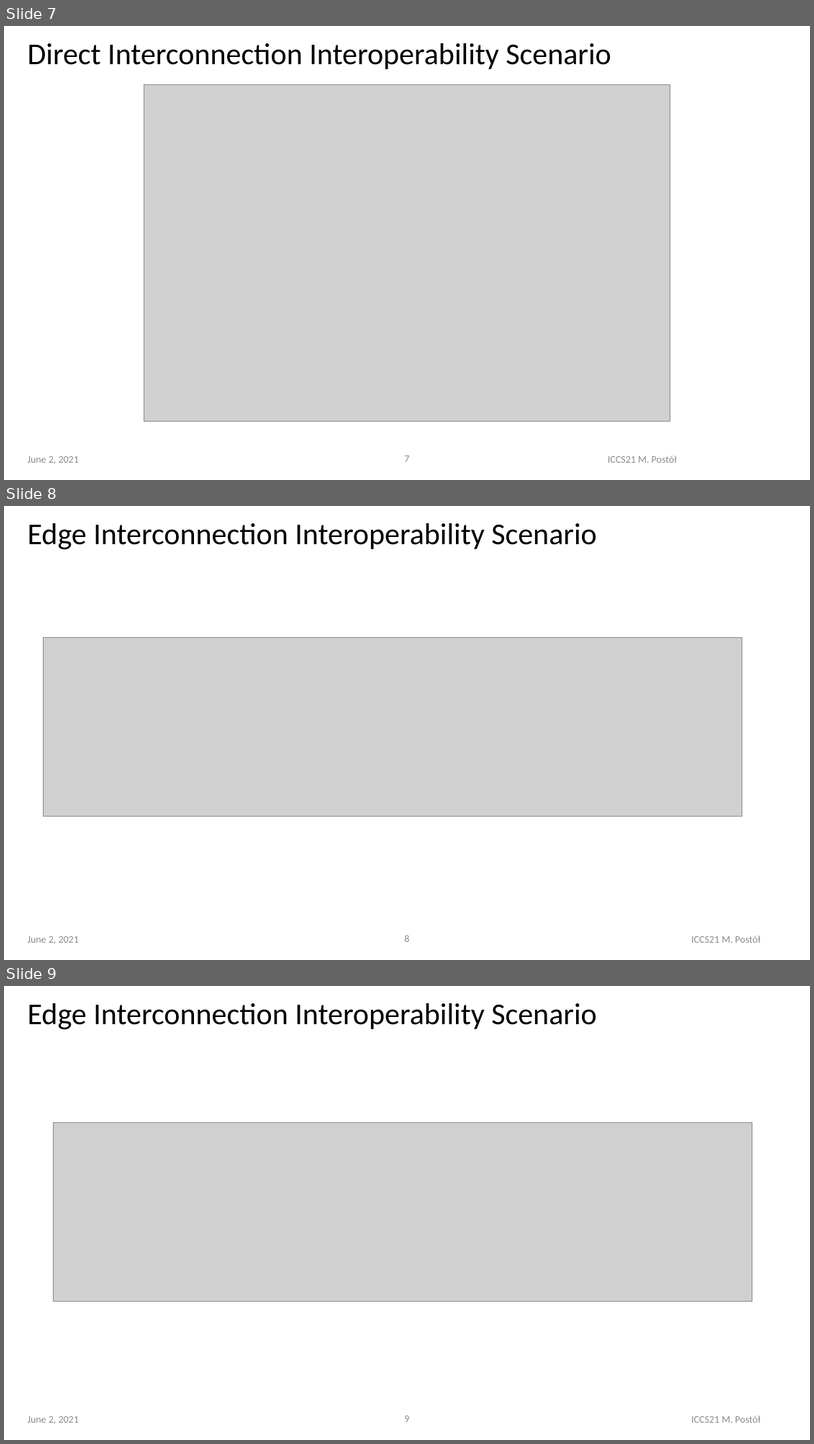
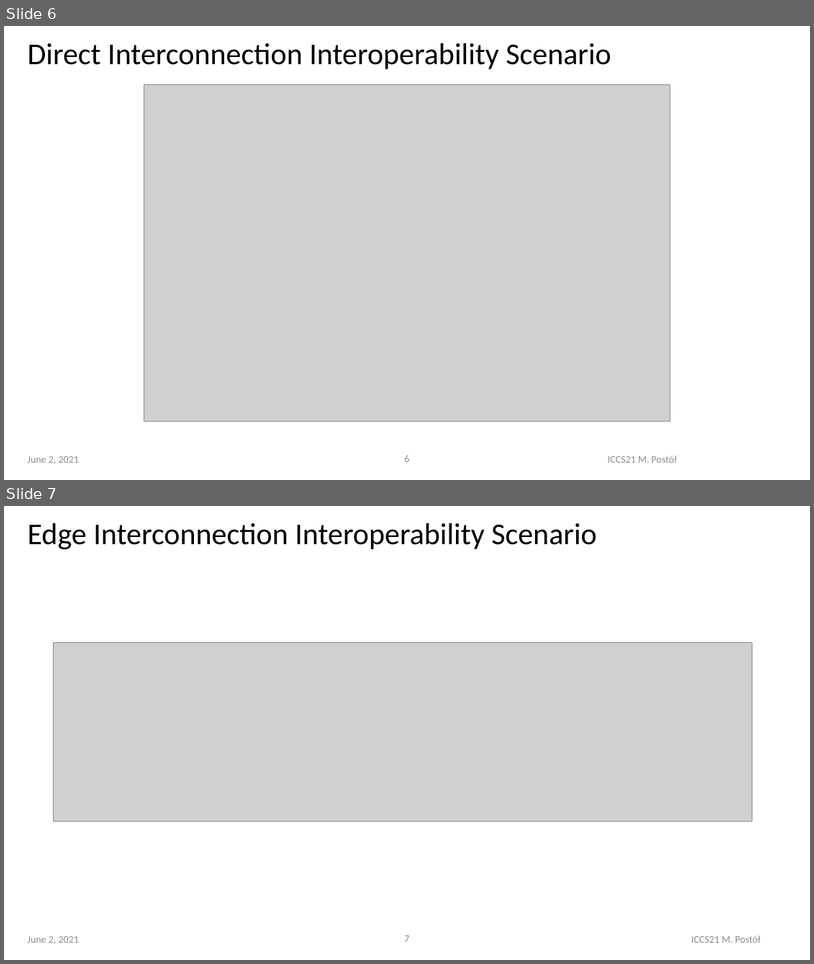
Before and after one commit to it-p-lodz-pl/OOI.Gateway2Azure.Aricle, a slide deck: ICCS21-Conference/OOI-CI-ICCS2021..pptx. Shown one above the other, each under a label of ours: slides 7, 8 and 9 before the commit, slides 6 and 7 after it. The pictures are 814x1444 and 814x964 pixels, drawn with LibreOffice and Linux fonts; fonts in the diff are those of the drawing; grey boxes stand for pictures. Boxes give left, top, right and bottom in pixels: in the first picture for what was removed or moved away, otherwise in the second. Text is boxed around its words. In the diff, an @@ line names an element or a change of style, - is before the commit and + after.

```diff
--- a/ICCS21-Conference/OOI-CI-ICCS2021..pptx
+++ b/ICCS21-Conference/OOI-CI-ICCS2021..pptx
@@ slide 8 removed at [4,506,810,960], background #FFFFFF; not listed: 1 template element that a slide beside it also shows @@
@@ title removed at [28,523,597,550] @@
-Edge Interconnection Interoperability Scenario
@@ picture removed at [44,638,743,816] @@
@@ text removed at [28,936,79,943] @@
-June 2, 2021
@@ text removed at [692,935,761,942] @@
-ICCS21 M. Postół
@@ what was slide 7 is now slide 6 @@
@@ page number at [404,455,409,462]: text changed @@
-7
+6
@@ what was slide 9 is now slide 7 @@
@@ page number at [404,935,409,942]: text changed @@
-9
+7
```
Also in this commit, not shown: 2 slides changed, 2 other slides removed, 2 other files.
